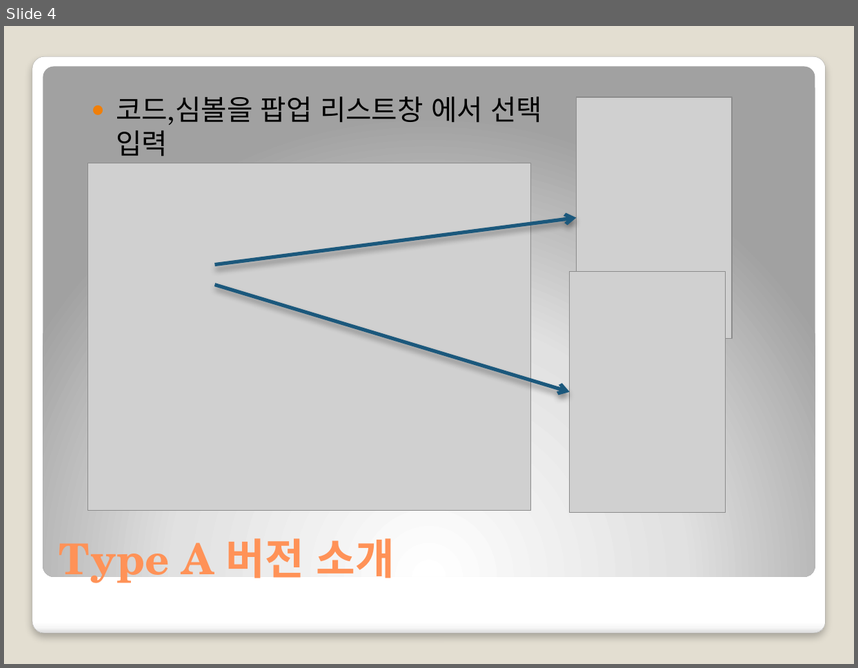
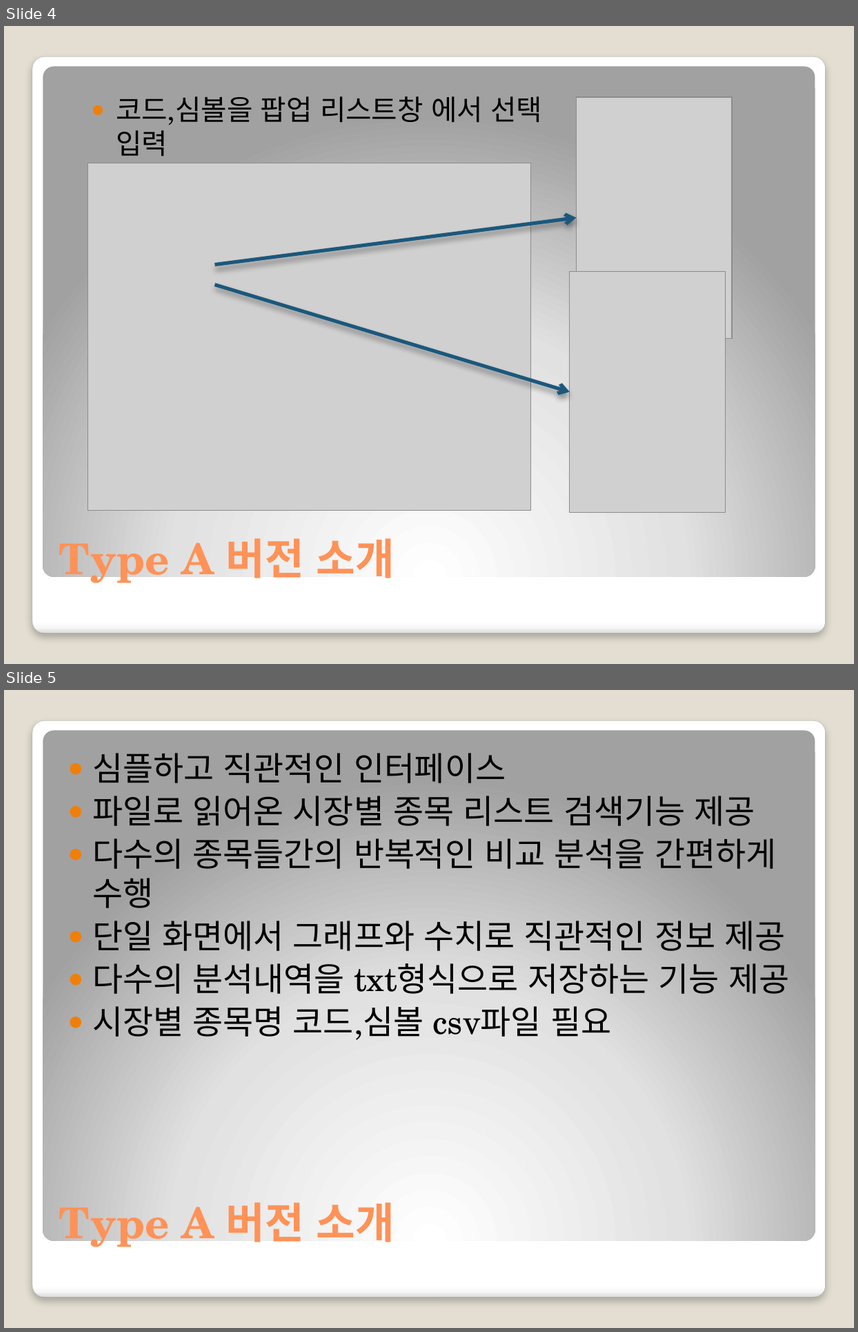
Before and after one commit to nbvc1003/stockAnalyst, a slide deck: 중간프로젝트2차_금융상품 분석툴20191224.pptx. Shown one above the other, each under a label of ours: slide 4 before the commit, slides 4 and 5 after it. The pictures are 858x668 and 858x1332 pixels, drawn with LibreOffice and Linux fonts; fonts in the diff are those of the drawing; grey boxes stand for pictures. Boxes give left, top, right and bottom in pixels: in the first picture for what was removed or moved away, otherwise in the second. Text is boxed around its words. In the diff, an @@ line names an element or a change of style, - is before the commit and + after.

```diff
--- a/중간프로젝트2차_금융상품 분석툴20191224.pptx
+++ b/중간프로젝트2차_금융상품 분석툴20191224.pptx
@@ slide 5 added at (x1=4, y1=690, x2=854, y2=1328), background #E3DED1; not listed: 2 template elements that a slide beside it also shows @@
@@ text added at (x1=92, y1=753, x2=789, y2=1040), 28 pt, text #000000 @@
+● 심플하고 직관적인 인터페이스
+● 파일로 읽어온 시장별 종목 리스트 검색기능 제공
+● 다수의 종목들간의 반복적인 비교 분석을 간편하게 수행
+● 단일 화면에서 그래프와 수치로 직관적인 정보 제공
+● 다수의 분석내역을 txt형식으로 저장하는 기능 제공
+● 시장별 종목명 코드,심볼 csv파일 필요
@@ title added at (x1=59, y1=1202, x2=394, y2=1252), 36 pt, text #FF9258, bold @@
+Type A 버전 소개
```
Also in this commit, not shown: 3 slides changed, 3 other slides added, 2 other files.
